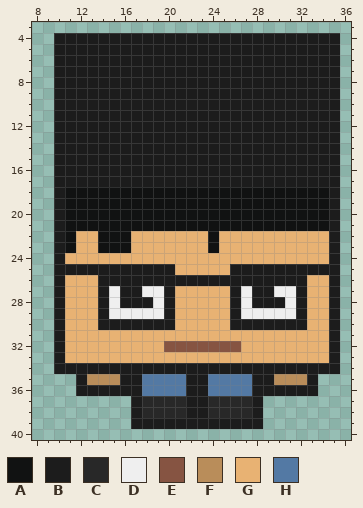
Two states of a pixel-art sprite, img/character.png. Above is the file before it was changed.
The file is 45x54 pixels. Pixels under 10% opacity are left out. Colours within 5 levels of each other are drawn and written as one. Shown: x 8..36, y 3..40.
Palette (. is transparent): A #111212  B #1c1c1c  C #282828  D #efefef  E #865442  F #b98d5a  G #e8b273  H #5379a4
And afterwards:
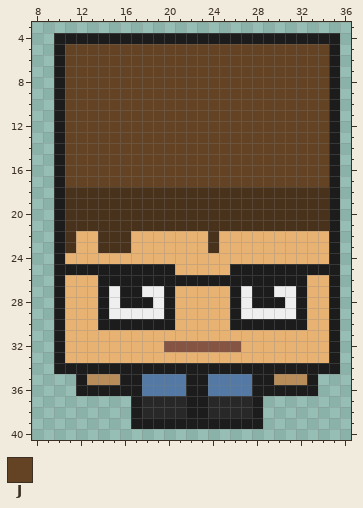
Colours new in this view: J #634323
Difference:
colour A: #111212 -> #49321b
y 5..17: x 11..34 BBBBBBBBBBBBBBBBBBBBBBBB -> JJJJJJJJJJJJJJJJJJJJJJJJ
Where, in picture pixels (left, top, right, bottom), the same in both pictures:
changed: (65, 44, 329, 253)
